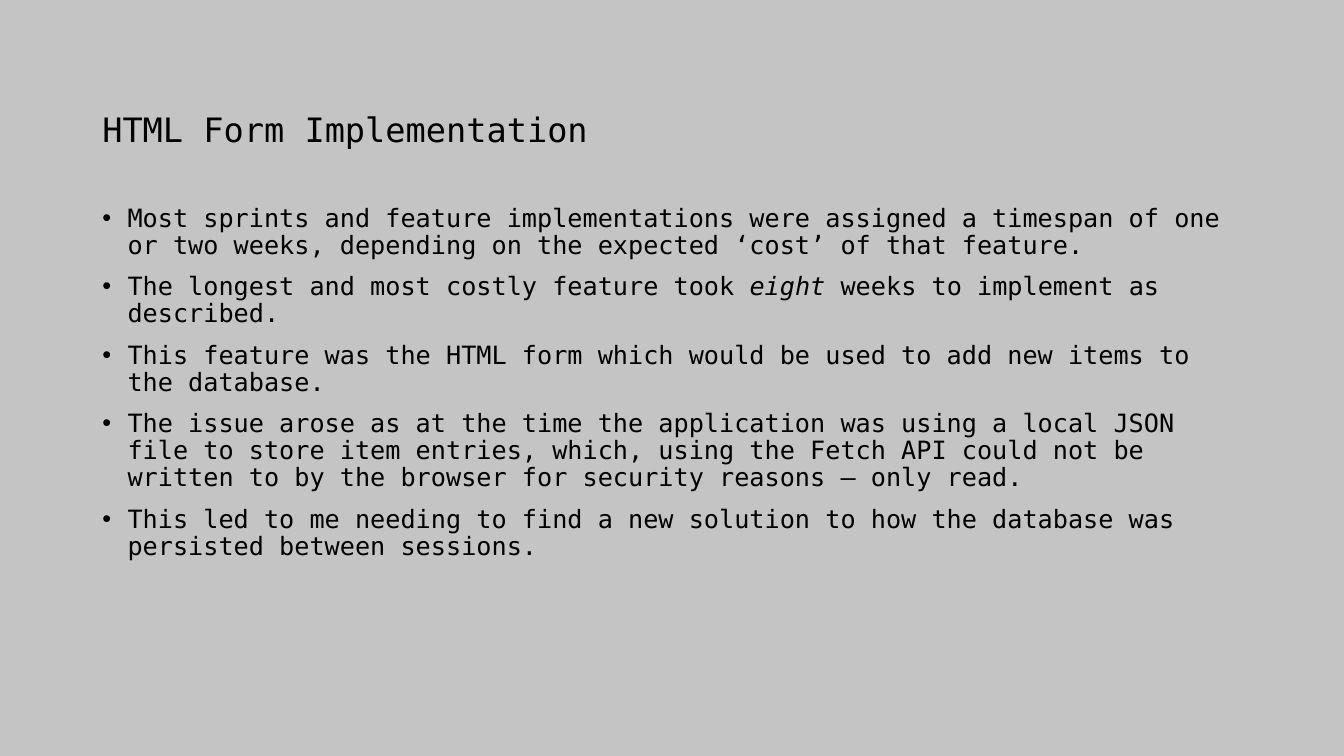
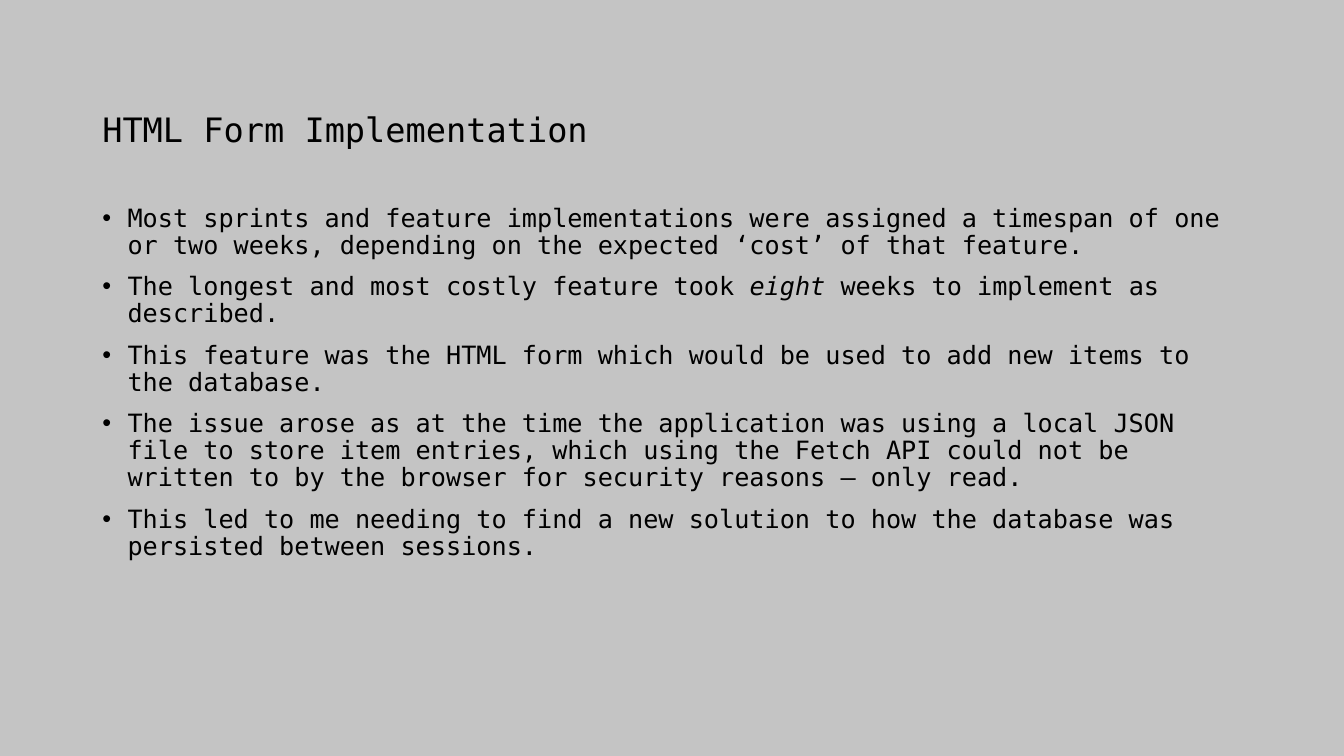
Before and after one commit to corey-richardson/ArrowTrack, a slide deck: slide 35 of 10-Final_Presentation/Presentation.pptx. Drawn at 1344x756 pixels with LibreOffice and Linux fonts; fonts in the diff are those of the drawing. Boxes give left, top, right and bottom in pixels: in the first picture for what was removed or moved away, otherwise in the second. Text is boxed around its words. In the diff, an @@ line names an element or a change of style, - is before the commit and + after.

```diff
--- a/10-Final_Presentation/Presentation.pptx
+++ b/10-Final_Presentation/Presentation.pptx
@@ text at [128, 412, 1175, 492]: text changed @@
-• The issue arose as at the time the application was using a local JSON file to store item entries, which, using the Fetch API could not be written to by the browser for security reasons – only read.
+• The issue arose as at the time the application was using a local JSON file to store item entries, which using the Fetch API could not be written to by the browser for security reasons – only read.
```
Also in this commit, not shown: 4 other slides changed.
